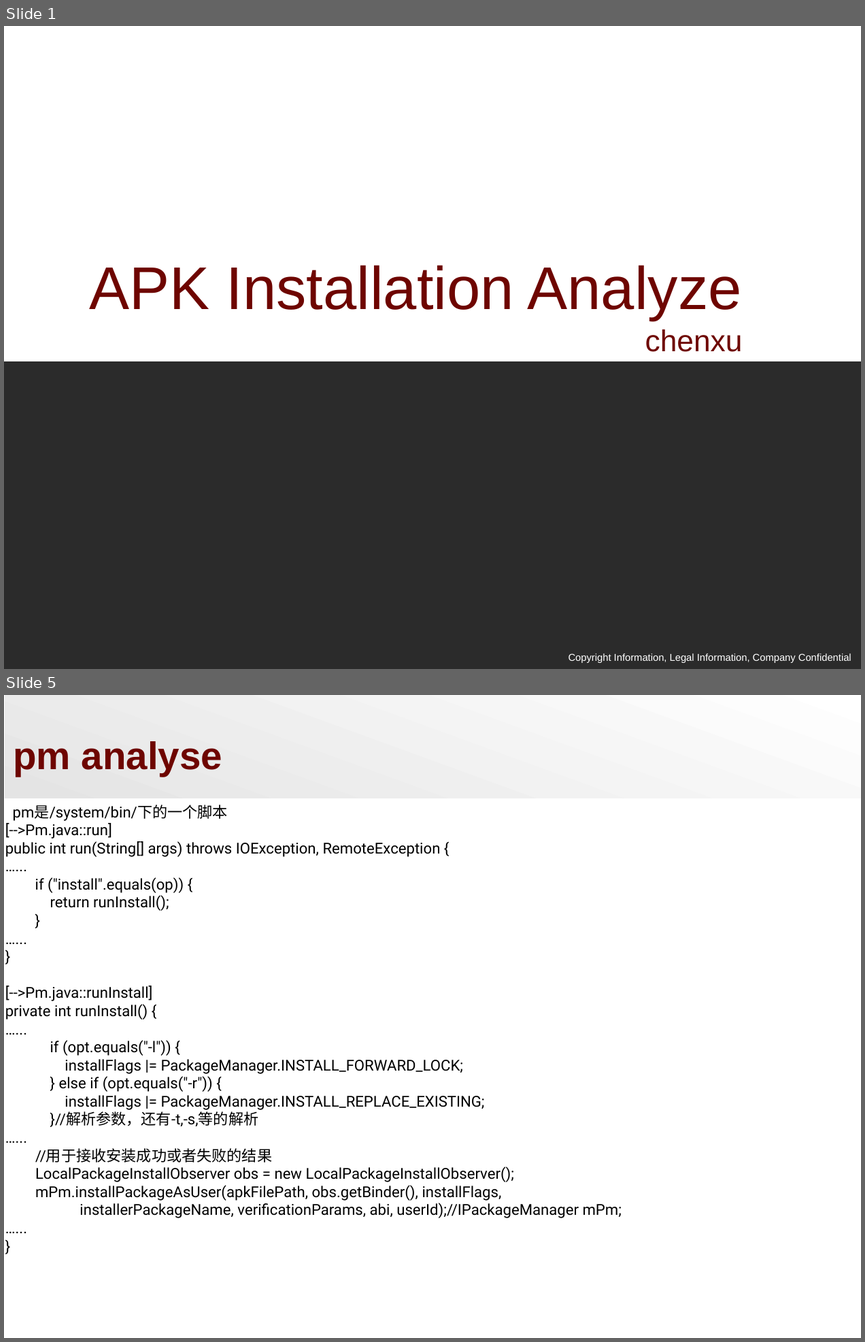
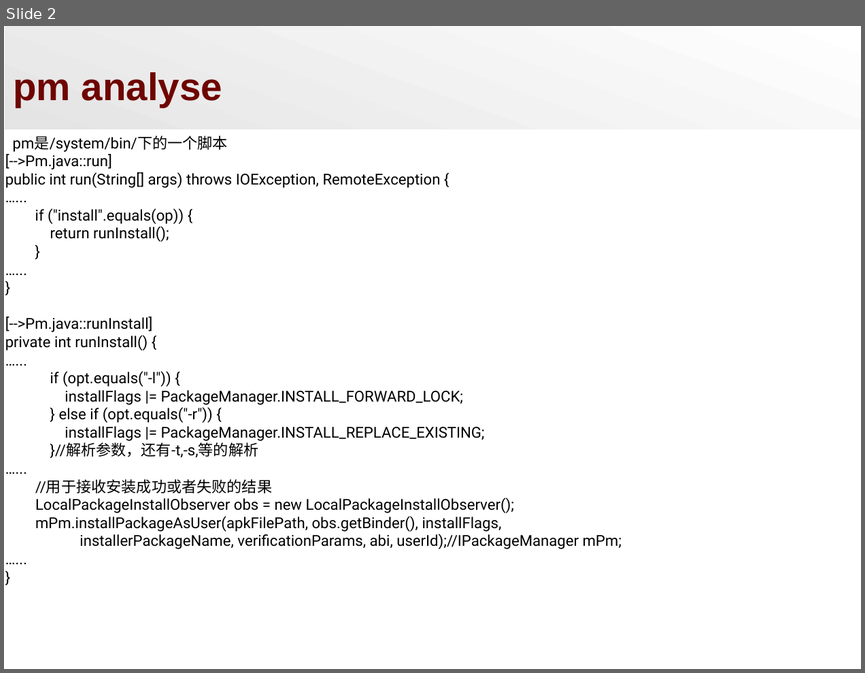
Before and after one commit to zacario-li/DocShare_for_Stesha, a slide deck: APK Installation.ppt. Shown one above the other, each under a label of ours: slides 1 and 5 before the commit, slide 2 after it; the slides between them are not shown. The pictures are 865x1342 and 865x673 pixels, drawn with LibreOffice and Linux fonts; fonts in the diff are those of the drawing; background and template pictures are left out; a plain dark background stands for a picture behind light text. Boxes give left, top, right and bottom in pixels: in the first picture for what was removed or moved away, otherwise in the second. Text is boxed around its words. In the diff, an @@ line names an element or a change of style, - is before the commit and + after.

```diff
--- a/APK Installation.ppt
+++ b/APK Installation.ppt
@@ slide 1 removed at (4,26,861,669), background picture (left out) @@
@@ rectangle removed at (4,26,861,361) @@
@@ text removed at (89,265,742,352) @@
-APK Installation Analyze
-chenxu
@@ text removed at (568,653,851,662) @@
-Copyright Information, Legal Information, Company Confidential
@@ what was slide 5 is now slide 2 @@
```
Also in this commit, not shown: 1 slide changed, 10 other slides removed, 9 other files.
